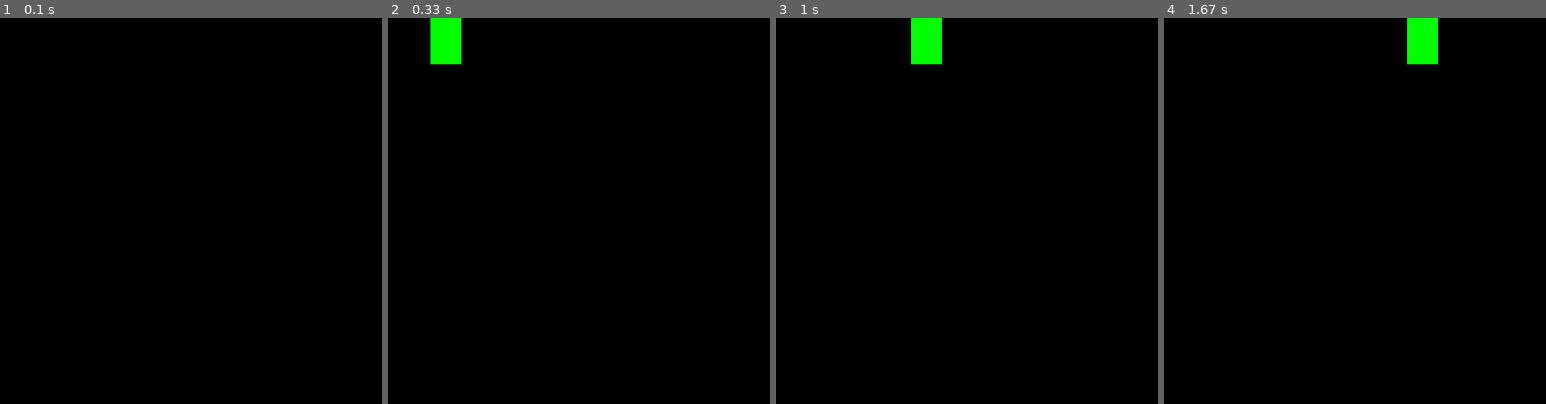
Above: before the commit, frames 1-4 (left to right).
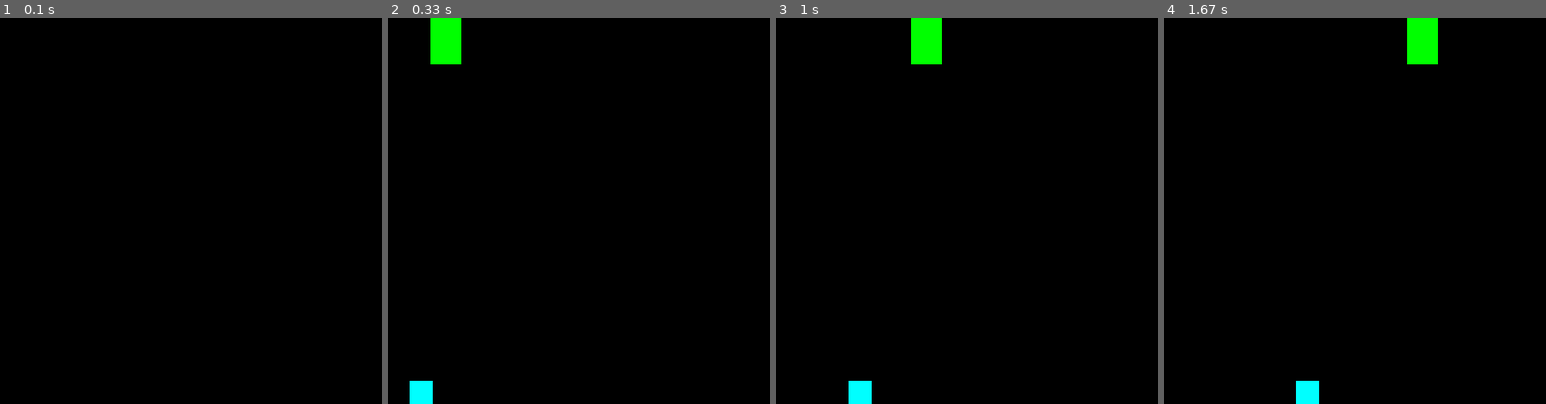
Above: after the commit, the same moments.

Repository: bcrose/DOMAProject
Game: pygame game, started from pygameFun.py
The game is run twice, just before and just after one commit, with the same random seed, the same clock (stepped at 60 frames per second) and the same inputs.
Inputs:
- Up to frame 1 (0.1 s): no input
- Up to frame 2 (0.33 s): no input
- Up to frame 3 (1 s): no input
- Up to frame 4 (1.67 s): no input

Frame 1 is identical in both runs. In frame 2, 0.4% of the frame differs, in the area x 5-12%, y 94-100%; in frame 3, 0.4%; in frame 4, 0.4%.

Commit message:
Added Second Sprite

Diff:
--- a/pygameFun.py
+++ b/pygameFun.py
@@ -1,14 +1,15 @@
 import pygame
 
 
-class Buddha:
-    x = 0
-    y = 0
-    width = 40
-    height = 60
-    vel = 20
-    delta = 20
-    u = 0
+class Sprite:
+    def __init__(self, x, y, width, height, vel, delta, u):
+        self.x =x
+        self.y = y
+        self.width = width
+        self.height = height
+        self.vel = vel
+        self.delta = delta
+        self.u = u
 
 
 def main():
@@ -17,9 +18,11 @@
     win = pygame.display.set_mode((500,500))
 
     run = True
-    sprite1 = Buddha()
+    sprite1 = Sprite(0, 0, 40, 60, 20, 20, 0)
+    sprite2 = Sprite(0, 470, 30, 30, 11, 11, 0)
     while run:
         pygame.time.delay(100)
+
 
         for event in pygame.event.get():
             if event.type == pygame.QUIT:
@@ -27,14 +30,25 @@
 
         sprite1.u += sprite1.delta
         if sprite1.u >= 500:
-           sprite1.delta = -20
-        elif sprite1.u < 40:
-           sprite1.delta = 20
+           sprite1.delta = -sprite1.vel
+        elif sprite1.u < sprite1.width:
+           sprite1.delta = sprite1.vel
         sprite1.x += sprite1.delta
+
+        sprite2.u += sprite2.delta
+        if sprite2.u >= 500:
+            sprite2.delta = -sprite2.vel
+        elif sprite2.u < sprite2.width:
+            sprite2.delta = sprite2.vel
+        sprite2.x += sprite2.delta
+        #keys = pygame.get_pressed()
+        # if keys(pygame.K_UP):
 
         win.fill((0, 0, 0))
         pygame.draw.rect(win, (0, 255, 0), (sprite1.x, sprite1.y, sprite1.width, sprite1.height))
+        pygame.draw.rect(win, (0, 255, 255), (sprite2.x, sprite2.y, sprite2.width, sprite2.height))
         pygame.display.update()
+        pygame.event.pump()
     pygame.quit()
 
 
